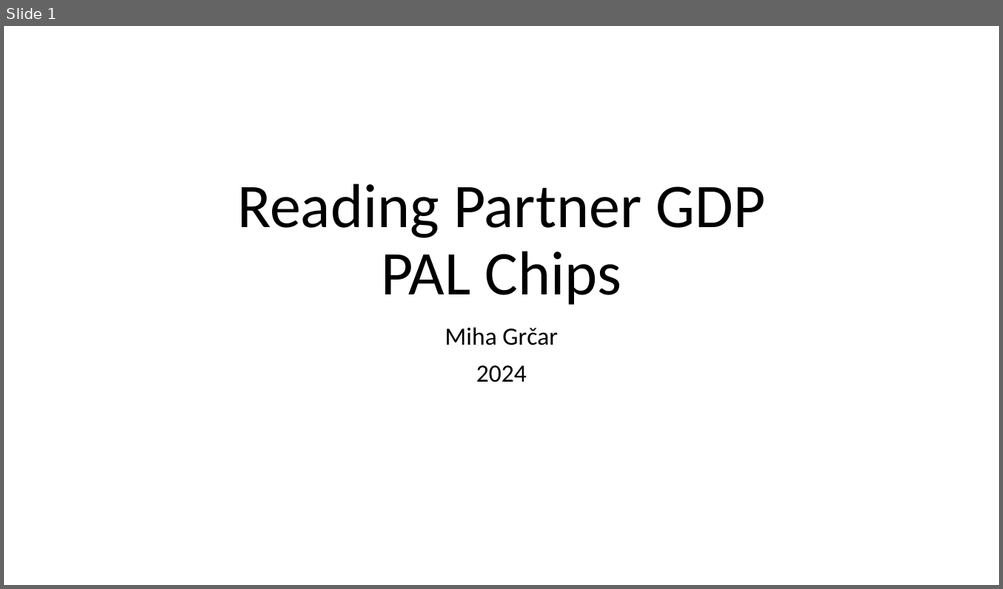
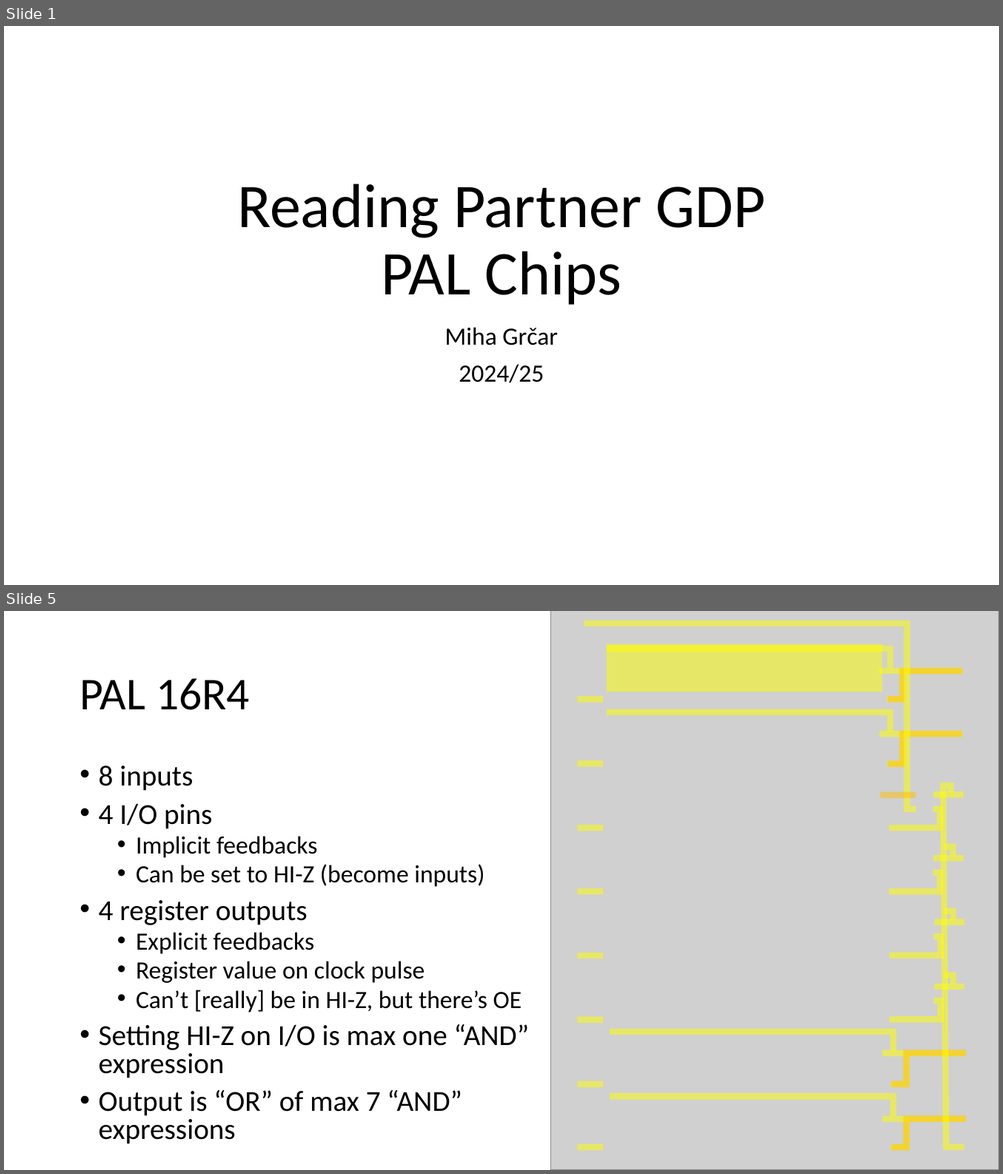
Before and after one commit to OddbitCoder/GdpPalAnalyzer, a slide deck: docs/PAL.pptx. Shown one above the other, each under a label of ours: slide 1 before the commit, slides 1 and 5 after it; the slides between them are not shown. The pictures are 1003x589 and 1003x1174 pixels, drawn with LibreOffice and Linux fonts; fonts in the diff are those of the drawing; grey boxes stand for pictures. Boxes give left, top, right and bottom in pixels: in the first picture for what was removed or moved away, otherwise in the second. Text is boxed around its words. In the diff, an @@ line names an element or a change of style, - is before the commit and + after.

```diff
--- a/docs/PAL.pptx
+++ b/docs/PAL.pptx
@@ slide 5 added at <box>4,611,999,1170</box>, background #FFFFFF @@
@@ picture added at <box>551,611,999,1170</box> @@
@@ freeform shape added at <box>583,624,916,809</box>, outline #FFFF00 6 pt @@
@@ rectangle added at <box>606,644,882,692</box>, fill #FFFF00 at 50% opacity @@
@@ title added at <box>79,678,250,710</box>, 44 pt, text #000000 @@
+PAL 16R4
@@ text added at <box>99,766,529,1145</box>, 24 pt, text #000000 @@
+• 8 inputs
+• 4 I/O pins
+  • Implicit feedbacks
+  • Can be set to HI-Z (become inputs)
+• 4 register outputs
+  • Explicit feedbacks
+  • Register value on clock pulse
+  • Can’t [really] be in HI-Z, but there’s OE
+• Setting HI-Z on I/O is max one “AND” expression
+• Output is “OR” of max 7 “AND” expressions
@@ freeform shape added at <box>880,795,916,795</box>, outline #FFC000 6 pt @@
@@ group added at <box>933,795,965,987</box>: 4 lines @@
@@ group added at <box>943,786,965,1147</box>: 4 freeform shapes @@
@@ group added at <box>889,809,940,1020</box>: 4 freeform shapes @@
@@ group added at <box>606,648,966,1147</box>: 8 freeform shapes @@
@@ group added at <box>879,671,965,1119</box>: 4 lines @@
@@ group added at <box>887,669,906,1147</box>: 4 freeform shapes @@
@@ group added at <box>577,699,603,1147</box>: 8 lines @@
@@ slide 1 changed as well @@
@@ subtitle at <box>458,364,543,383</box>: text changed @@
-2024
+2024/25
```
Also in this commit, not shown: 3 other slides added, 10 slides removed.
